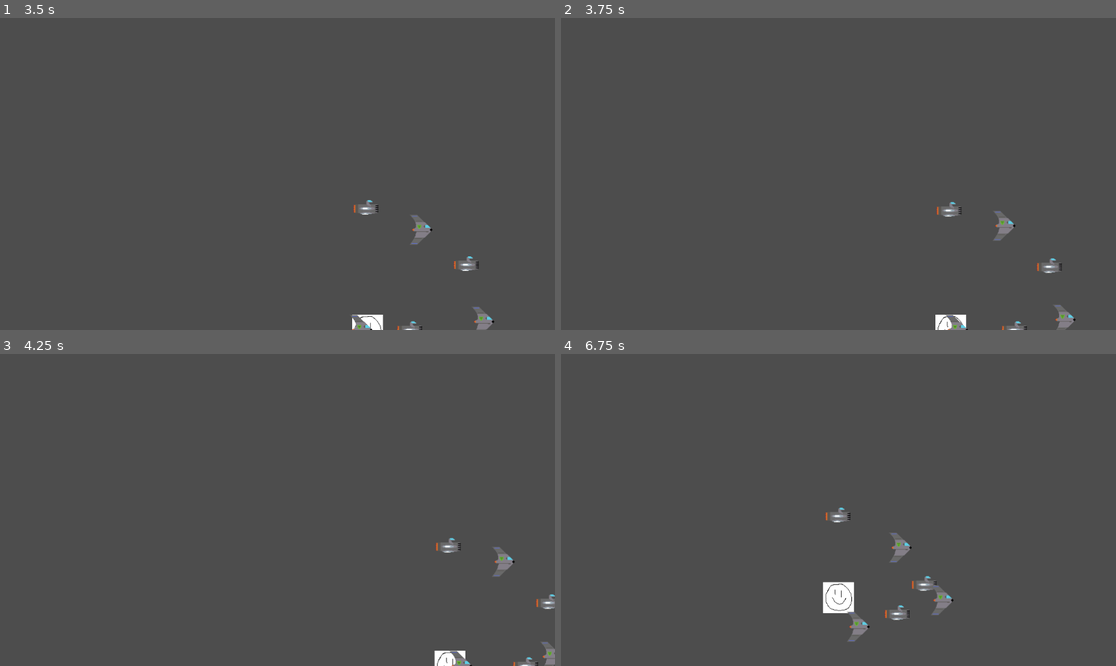
Above: before the commit, frames 1-4 (two rows, left to right).
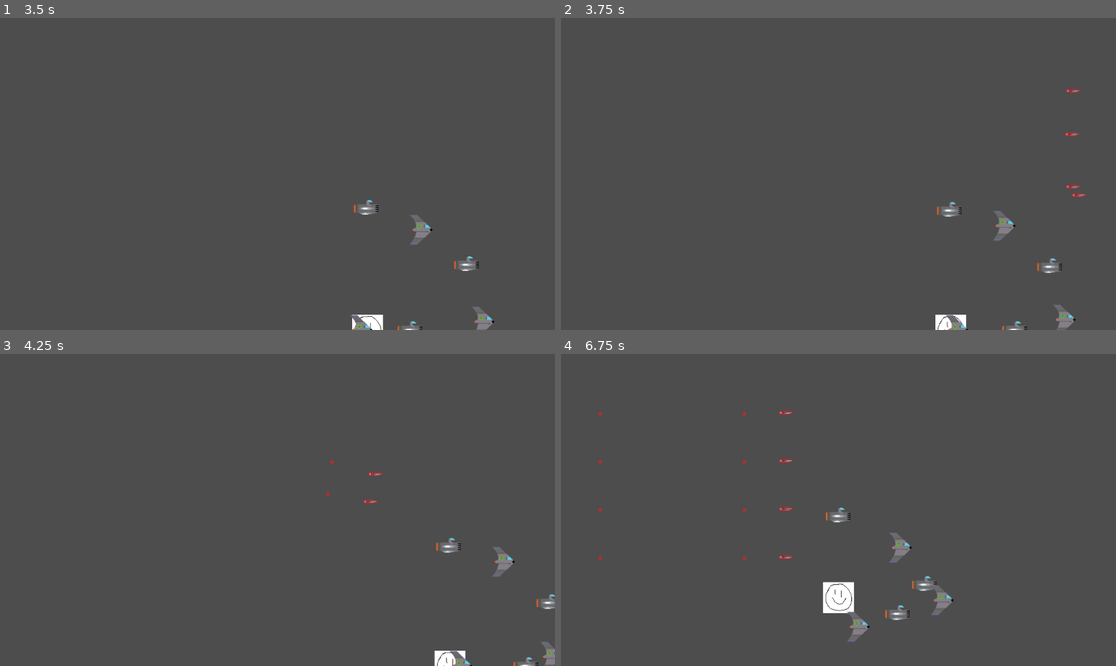
Above: after the commit, the same moments.

Repository: tfmertz/gamedevtv-jam-2026
Game: Godot game, scene res://scene/main.tscn
Two runs of this game, one before a commit and one after it. Both use one fixed random seed, a clock stepped at 60 frames per second and the inputs below.
Inputs:
- Up to frame 1 (3.5 s): click "START" at 0.5 s; click "START" at 1.25 s; tap Enter at 2 s; hold D (move_right) 2.03-2.78 s; tap F (cycle_formation) at 2.1 s; hold S (move_down) from 2.78 s (still down); tap R (cycle_spacing) at 2.85 s
- Up to frame 2 (3.75 s): release S (move_down) at 3.53 s; hold D (move_right) from 3.53 s (still down); tap 3 at 3.6 s
- Up to frame 3 (4.25 s): keep holding D (move_right)
- Up to frame 4 (6.75 s): release D (move_right) at 4.28 s; hold W (move_up) 4.28-5.03 s; tap one key every 0.75 s from 4.35 s: 4 5 F (cycle_formation) R (cycle_spacing); hold A (move_left) 5.03-6.53 s; hold S (move_down) from 6.53 s (still down)

Frame 1 is identical in both runs. In frame 2, 0.1% of the frame differs, in the area x 90-95%, y 22-58%; in frame 3, less than 0.1%; in frame 4, 0.2%, in the area x 6-42%, y 18-67%.

Commit message:
adding enemy spawns in vertical line

Diff:
--- a/scene/level.tscn
+++ b/scene/level.tscn
@@ -1,6 +1,12 @@
 [gd_scene format=3 uid="uid://cmls3wnxui0ji"]
 
 [ext_resource type="Script" uid="uid://7y88cwr0eudt" path="res://src/level.gd" id="1_u52ul"]
+
+[sub_resource type="Curve2D" id="Curve2D_s4405"]
+_data = {
+"points": PackedVector2Array(0, 0, 0, 0, 0, -200, 0, 0, 0, 0, 0, 200)
+}
+point_count = 2
 
 [node name="Level" type="Node2D" unique_id=1430583570]
 script = ExtResource("1_u52ul")
@@ -8,3 +14,20 @@
 [node name="MainBackground" type="Parallax2D" parent="." unique_id=109343717]
 
 [node name="Sprite2D" type="Sprite2D" parent="MainBackground" unique_id=2074523114]
+
+[node name="EnemySpawnTimer" type="Timer" parent="." unique_id=688992479]
+wait_time = 2.0
+autostart = true
+
+[node name="DifficultyTimer" type="Timer" parent="." unique_id=642594811]
+autostart = true
+
+[node name="EnemyVertSpawnPath" type="Path2D" parent="." unique_id=804415949]
+curve = SubResource("Curve2D_s4405")
+
+[node name="VertSpawnFollow2D" type="PathFollow2D" parent="EnemyVertSpawnPath" unique_id=1186230592]
+position = Vector2(0, -200)
+rotation = 1.5707964
+
+[connection signal="timeout" from="EnemySpawnTimer" to="." method="_on_enemy_spawn_timer_timeout"]
+[connection signal="timeout" from="DifficultyTimer" to="." method="_on_difficulty_timer_timeout"]
--- a/src/level.gd
+++ b/src/level.gd
@@ -2,9 +2,17 @@
 
 var ship_scene : PackedScene = preload("res://scene/ship_node.tscn")
 var group_scene : PackedScene = preload("res://scene/player_group.tscn")
-var screen_size = get_window()
+var enemy_scene : PackedScene = preload("res://scene/enemy_ship_node.tscn")
+var screen_size : Vector2i
+
+
+@onready var enemy_vert_spawn_follow_2d: PathFollow2D = $EnemyVertSpawnPath/VertSpawnFollow2D
 
 var player_fleet
+var enemy_spawn_min := 3
+var enemy_spawn_max := 5
+var enemy_spawn_timer: Timer
+var difficulty_timer: Timer
 
 # Called when the node enters the scene tree for the first time.
 func _ready() -> void:
@@ -12,9 +20,9 @@
 
 
 func init_level() -> void:
-	for node in self.get_children():
-		self.remove_child(node)
-		node.queue_free()
+	if player_fleet != null:
+		self.remove_child(player_fleet)
+		player_fleet.queue_free()
 	player_fleet = group_scene.instantiate()
 	add_child(player_fleet)
 	player_fleet.spawn_mothership()
@@ -27,6 +35,12 @@
 	player_fleet.add_gunship()
 	player_fleet.add_shieldship()
 
+	screen_size =  get_window().size
+
+
+func game_over() -> void:
+	pass
+
 
 # Called every frame. 'delta' is the elapsed time since the previous frame.
 func _process(delta: float) -> void:
@@ -35,3 +49,25 @@
 
 func shoot() -> void:
 	pass
+
+
+func _on_enemy_spawn_timer_timeout() -> void:
+	var enemies_to_spawn = enemy_spawn_min
+	var spawn_path
+	if (enemy_spawn_max - enemy_spawn_min) > 0:
+		enemies_to_spawn += randi() % (enemy_spawn_max - enemy_spawn_min)
+
+	#TODO pick from other shapes
+	spawn_path = enemy_vert_spawn_follow_2d
+
+	for i in range(enemies_to_spawn):
+		var new_enemy = enemy_scene.instantiate()
+		spawn_path.progress_ratio = ((float(i) / float(enemies_to_spawn)))
+		new_enemy.position = spawn_path.position + Vector2(int(screen_size.x) + 10, int(screen_size.y/2))#Vector2((randi() % int(screen_size.x/2) + int(screen_size.x/2)),randi() % int(screen_size.y)) #Vector2(500, 500) #
+		add_child(new_enemy)
+		new_enemy.spawn_enemy_small()
+		new_enemy.flyto(Vector2(0, new_enemy.position.y))
+
+
+func _on_difficulty_timer_timeout() -> void:
+	pass # Replace with function body.
--- a/src/player_group.gd
+++ b/src/player_group.gd
@@ -81,8 +81,11 @@
 	mothership.set_velocity_dir(velocity_dir)
 
 	var new_path: PathFollow2D
+	var path_offset = 0
 	if formation == FormationType.V:
 		new_path = v_path_follow_2d
+		if spacing < 1:
+			path_offset = 0.25
 	elif formation == FormationType.CIRCLE:
 		new_path = circle_path_follow_2d
 	elif formation == FormationType.DIAMOND:
@@ -90,7 +93,7 @@
 	for i in range(ships.size()):
 		var ship := ships[i]
 		ship.set_on_path()
-		new_path.progress_ratio = (float(i) / float(ships.size())) * spacing
+		new_path.progress_ratio = ((float(i) / float(ships.size())) * spacing) + path_offset
 		ship.set_position_target(new_path.position + mothership.position)
 		# set velo dir to mothership, we'll change if on_path = true in shipnode's physics process
 		ship.set_velocity_dir(velocity_dir)
